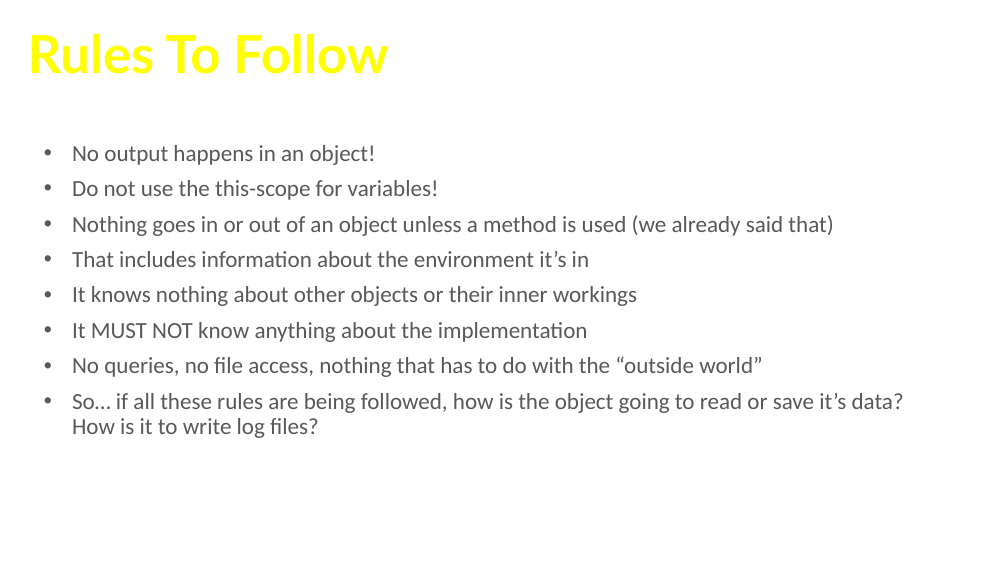
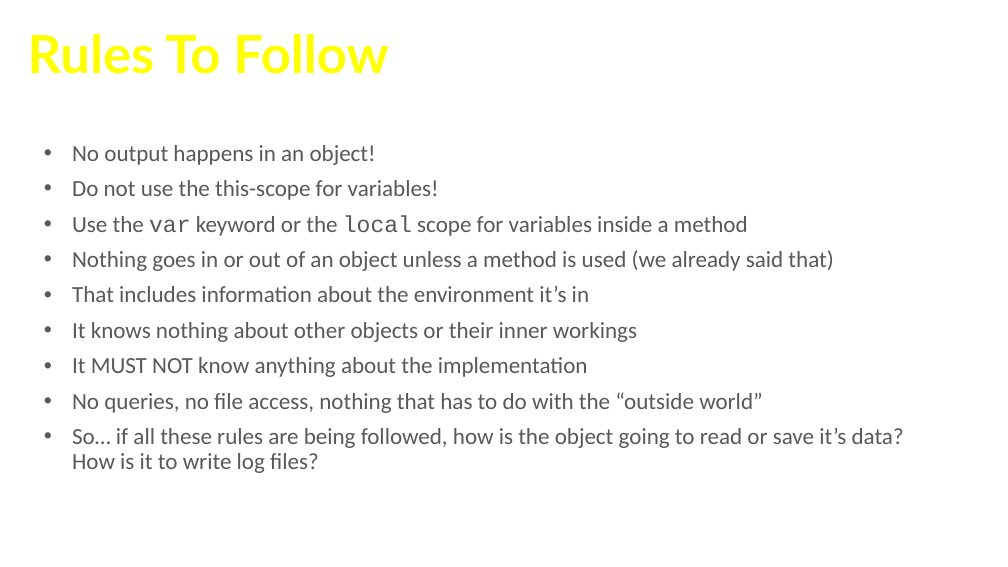
Before and after one commit to chrisschmitz/oop-in-cfml, a slide deck: slide 17 of Intro-OOP-in-CFML.pptx. Drawn at 1008x567 pixels with LibreOffice and Linux fonts; fonts in the diff are those of the drawing; background and template pictures are left out. Boxes give left, top, right and bottom in pixels: in the first picture for what was removed or moved away, otherwise in the second. Text is boxed around its words. In the diff, an @@ line names an element or a change of style, - is before the commit and + after.

```diff
--- a/Intro-OOP-in-CFML.pptx
+++ b/Intro-OOP-in-CFML.pptx
@@ text at (x1=72, y1=215, x2=748, y2=236): paragraph added @@
+  • Use the var keyword or the local scope for variables inside a method
```
Also in this commit, not shown: 1 other slide changed, 1 other file.
